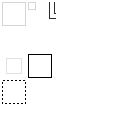
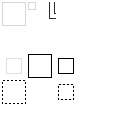
Layers edited between the first and the second 128×128 image:
painted on "assets" over [left=58, top=58, right=74, bottom=100]
